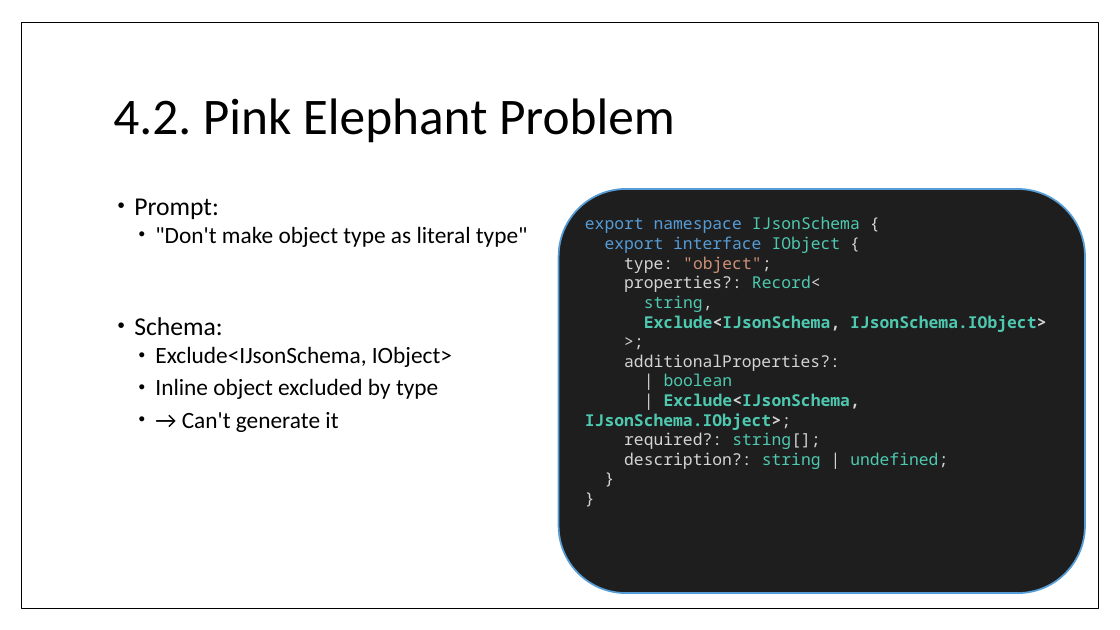
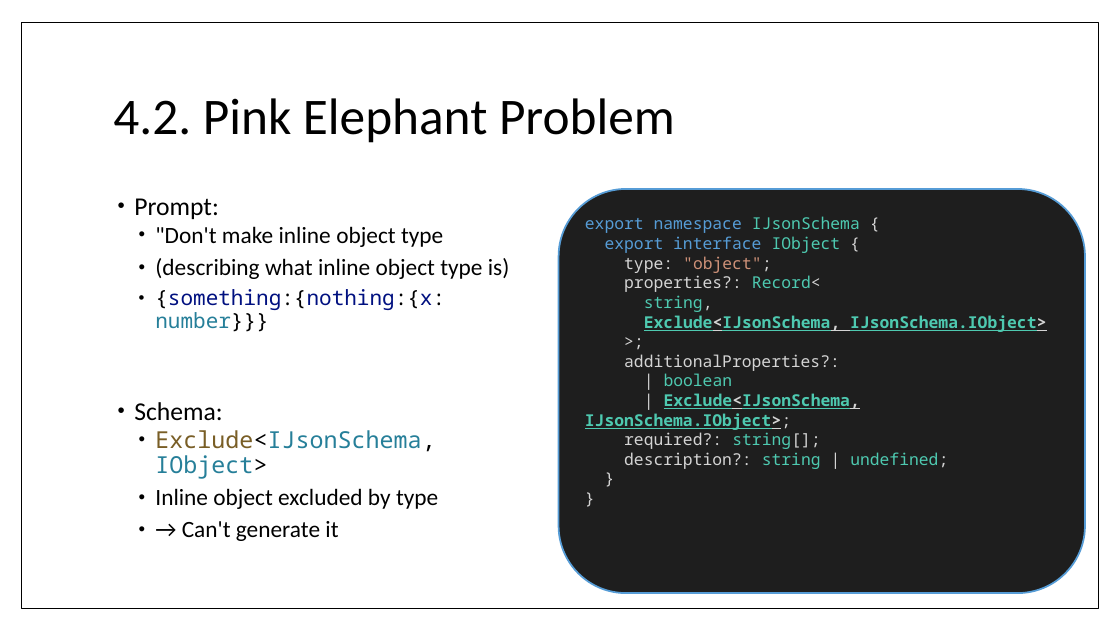
Before and after one commit to wrtnlabs/autobe, a slide deck: slide 40 of website/public/seminars/20260326-qwen-meetup-korea.pptx (slide 45 before the commit). Drawn at 1120x630 pixels with LibreOffice and Linux fonts; fonts in the diff are those of the drawing. Boxes give left, top, right and bottom in pixels: in the first picture for what was removed or moved away, otherwise in the second. Text is boxed around its words. In the diff, an @@ line names an element or a change of style, - is before the commit and + after.

```diff
--- a/website/public/seminars/20260326-qwen-meetup-korea.pptx
+++ b/website/public/seminars/20260326-qwen-meetup-korea.pptx
@@ text at box(155, 226, 510, 332): text changed @@
-  • "Don't make object type as literal type"
+  • "Don't make inline object type
+  • (describing what inline object type is)
+  • {something:{nothing:{x: number}}}
@@ text in rounded rectangle at box(585, 315, 1047, 430): underline on in "Exclude<IJsonSchema, IJsonSchema.IObject>", "Exclude<IJsonSchema, IJsonSchema.IObject>;" @@
@@ text at box(155, 430, 436, 479): font Calibri to Noto Sans Mono, text colour #000000 to #267F99 in "Exclude<IJsonSchema, IObject>"; text colour #000000 to #795E26 in "Exclude<IJsonSchema," @@
```
Also in this commit, not shown: 6 other slides changed, 5 slides removed.
